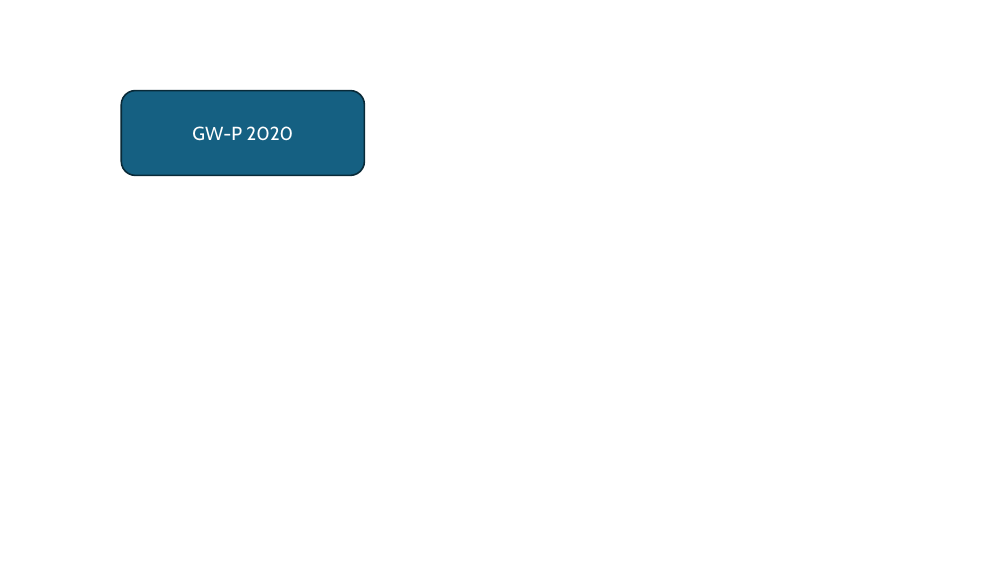
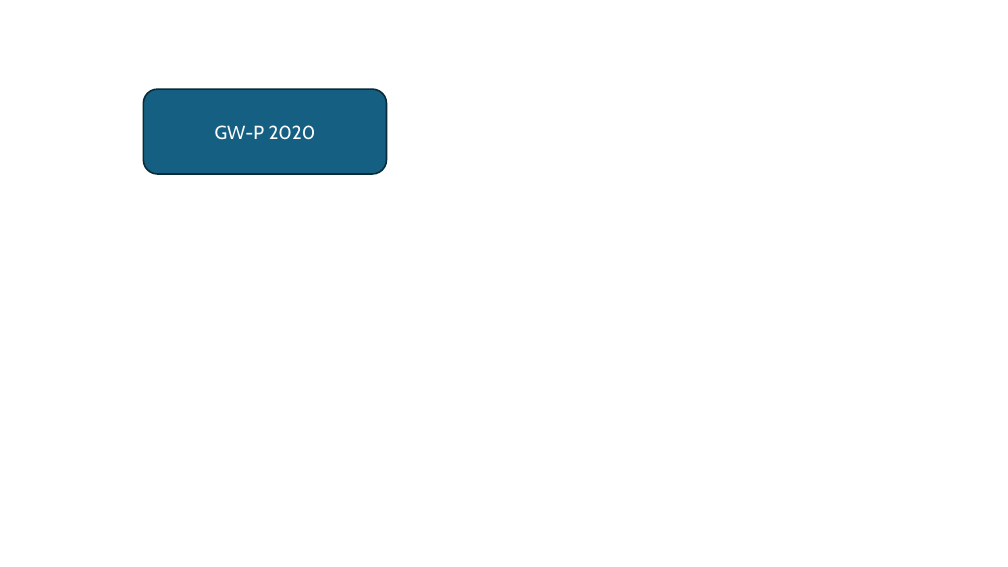
Before and after one commit to Pierre063/ebook-sync-source, a slide deck: slide 1 of Power point.pptx. Drawn at 1008x567 pixels with LibreOffice and Linux fonts; fonts in the diff are those of the drawing. Boxes give left, top, right and bottom in pixels: in the first picture for what was removed or moved away, otherwise in the second. Text is boxed around its words. In the diff, an @@ line names an element or a change of style, - is before the commit and + after.

```diff
--- a/Power point.pptx
+++ b/Power point.pptx
@@ rounded rectangle "GW-P 2020": place and size @@
-rounded rectangle "GW-P 2020" at box(121, 91, 364, 175)
+rounded rectangle "GW-P 2020" at box(144, 89, 387, 174)
```
